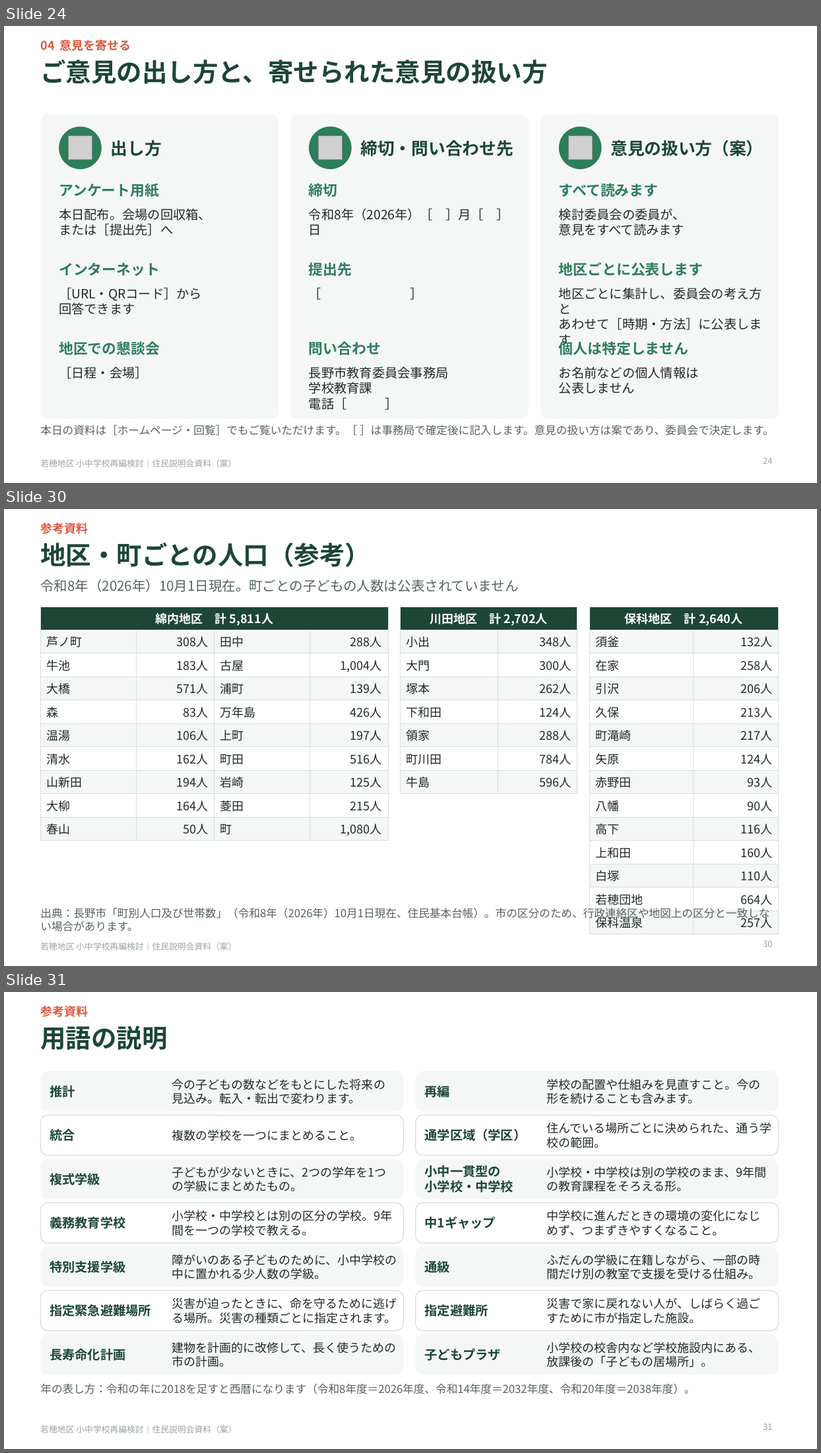
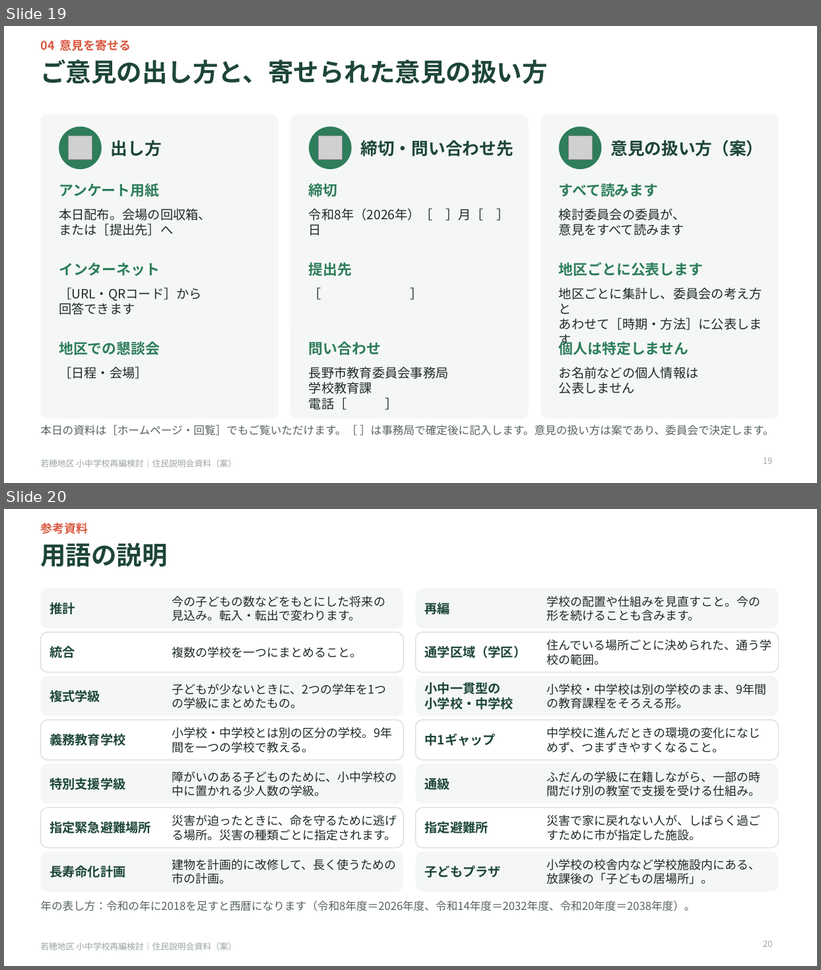
Before and after one commit to Masaki12008/GS, a slide deck: output/若穂地区_住民説明会資料_配布用短縮版.pptx. Shown one above the other, each under a label of ours: slides 24, 30 and 31 before the commit, slides 19 and 20 after it; the slides between them are not shown. The pictures are 821x1453 and 821x970 pixels, drawn with LibreOffice and Linux fonts; fonts in the diff are those of the drawing; grey boxes stand for pictures. Boxes give left, top, right and bottom in pixels: in the first picture for what was removed or moved away, otherwise in the second. Text is boxed around its words. In the diff, an @@ line names an element or a change of style, - is before the commit and + after.

```diff
--- a/output/若穂地区_住民説明会資料_配布用短縮版.pptx
+++ b/output/若穂地区_住民説明会資料_配布用短縮版.pptx
@@ slide 30 removed at box(4, 509, 817, 966), background #FFFFFF; not listed: 1 template element that a slide beside it also shows @@
@@ text removed at box(40, 522, 88, 534) @@
-参考資料
@@ title removed at box(40, 543, 370, 567) @@
-地区・町ごとの人口（参考）
@@ text removed at box(40, 579, 518, 592) @@
-令和8年（2026年）10月1日現在。町ごとの子どもの人数は公表されていません
@@ table removed at box(40, 607, 388, 839), 10 rows, 4 columns @@
-綿内地区 計 5,811人 |  |  | 
-芦ノ町 | 308人 | 田中 | 288人
-牛池 | 183人 | 古屋 | 1,004人
-大橋 | 571人 | 浦町 | 139人
-森 | 83人 | 万年島 | 426人
-温湯 | 106人 | 上町 | 197人
-清水 | 162人 | 町田 | 516人
-山新田 | 194人 | 岩崎 | 125人
-大柳 | 164人 | 菱田 | 215人
-春山 | 50人 | 町 | 1,080人
@@ table removed at box(401, 607, 577, 791), 8 rows, 2 columns @@
-川田地区 計 2,702人 | 
-小出 | 348人
-大門 | 300人
-塚本 | 262人
-下和田 | 124人
-領家 | 288人
-町川田 | 784人
-牛島 | 596人
@@ table removed at box(589, 607, 778, 931), 14 rows, 2 columns @@
-保科地区 計 2,640人 | 
-須釜 | 132人
-在家 | 258人
-引沢 | 206人
-久保 | 213人
-町滝崎 | 217人
-矢原 | 124人
-赤野田 | 93人
-八幡 | 90人
-高下 | 116人
-上和田 | 160人
-白塚 | 110人
-若穂団地 | 664人
-保科温泉 | 257人
@@ text removed at box(40, 908, 770, 932) @@
-出典：長野市「町別人口及び世帯数」（令和8年（2026年）10月1日現在、住民基本台帳）。市の区分のため、行政連絡区や地図上の区分と一致しない場合があります。
@@ page number removed at box(763, 941, 772, 947) @@
-30
@@ what was slide 24 is now slide 19 @@
@@ page number at box(763, 458, 772, 464): text changed @@
-24
+19
@@ what was slide 31 is now slide 20 @@
@@ page number at box(763, 941, 772, 947): text changed @@
-31
+20
```
Also in this commit, not shown: 1 slide changed, 10 other slides removed, 3 other files.
